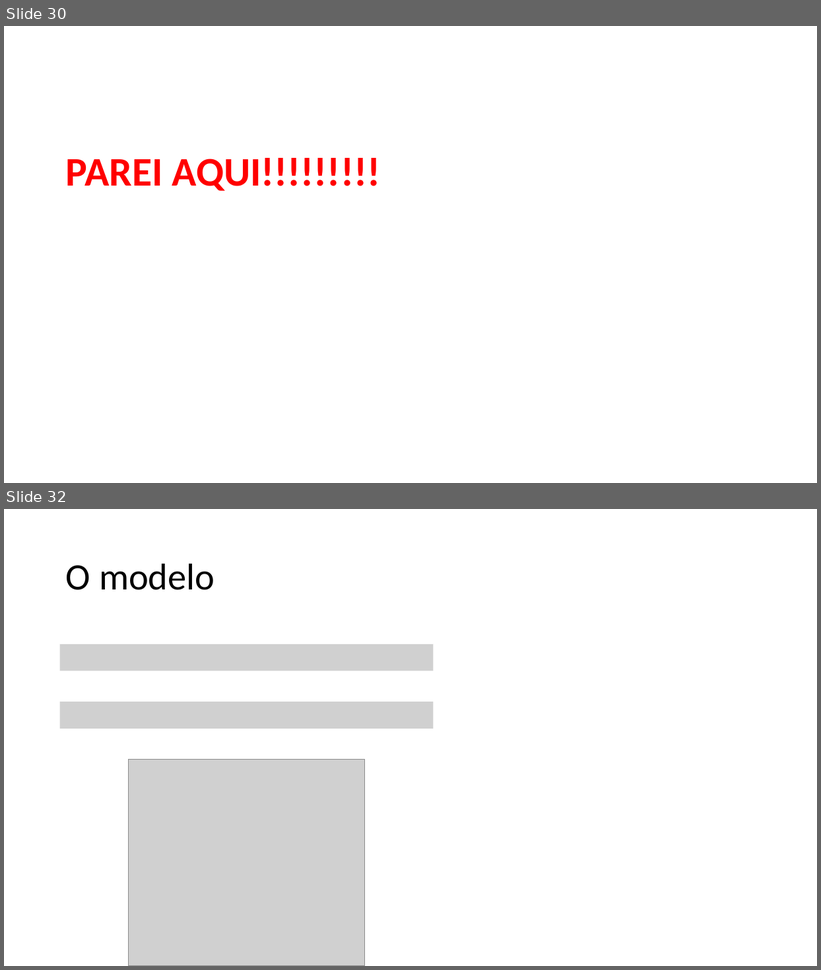
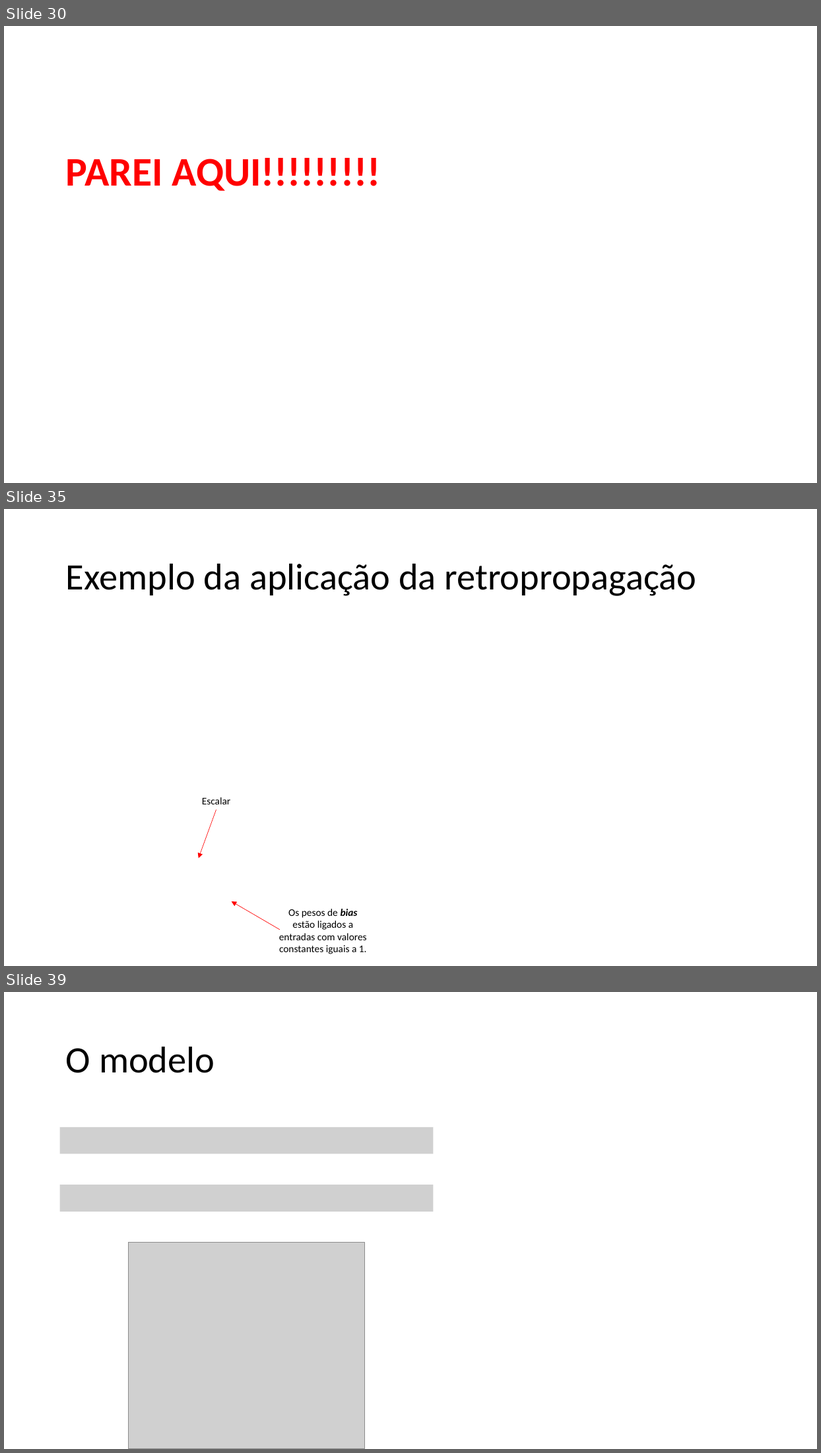
Before and after one commit to zz4fap/c24_inteligencia_artificial, a slide deck: slides/C24_MLP.pptx. Shown one above the other, each under a label of ours: slides 30 and 32 before the commit, slides 30, 35 and 39 after it; the slides between them are not shown. The pictures are 821x970 and 821x1453 pixels, drawn with LibreOffice and Linux fonts; fonts in the diff are those of the drawing; grey boxes stand for pictures. Boxes give left, top, right and bottom in pixels: in the first picture for what was removed or moved away, otherwise in the second. Text is boxed around its words. In the diff, an @@ line names an element or a change of style, - is before the commit and + after.

```diff
--- a/slides/C24_MLP.pptx
+++ b/slides/C24_MLP.pptx
@@ slide 35 added at (4,509,817,966), background #FFFFFF @@
@@ title added at (66,563,697,596), 44 pt, text #000000 @@
+Exemplo da aplicação da retropropagação
@@ text added at (202,797,230,805), 12 pt, text #000000 @@
+Escalar
@@ arrow added from (217, 810) to (199, 859), #FF0000 0.5 pt @@
@@ arrow added from (280, 930) to (232, 902), #FF0000 0.5 pt @@
@@ text added at (279,909,367,955), 12 pt, text #000000 @@
+Os pesos de bias estão ligados a entradas com valores constantes iguais a 1.
@@ what was slide 32 is now slide 39 @@
```
Also in this commit, not shown: 3 slides changed, 6 other slides added.
